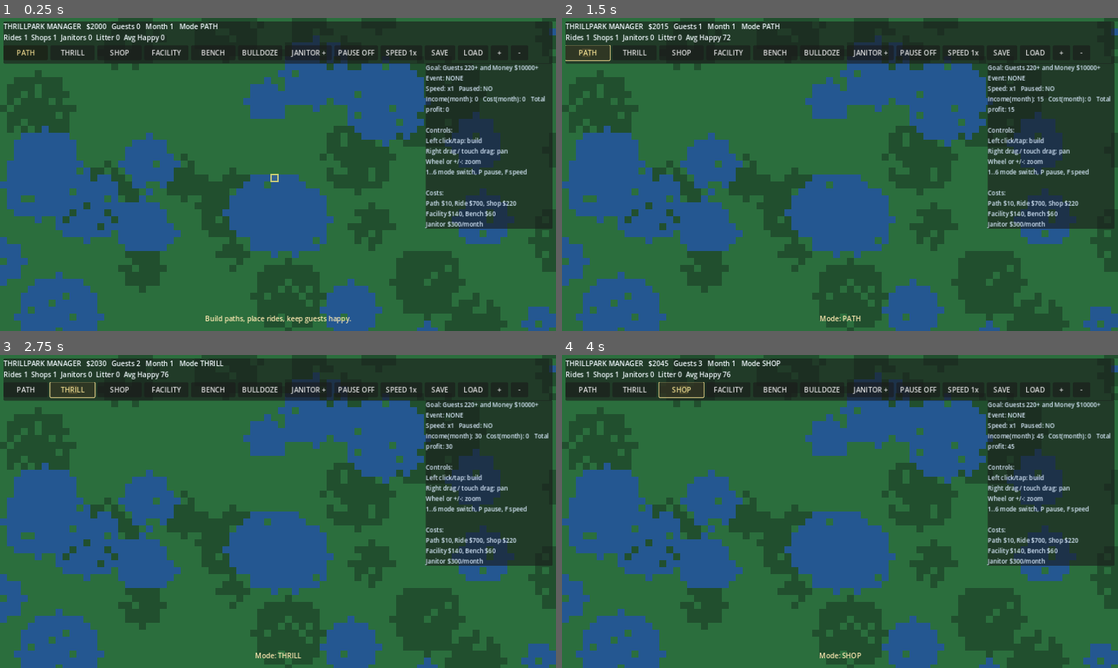
Above: before the commit, frames 1-4 (two rows, left to right).
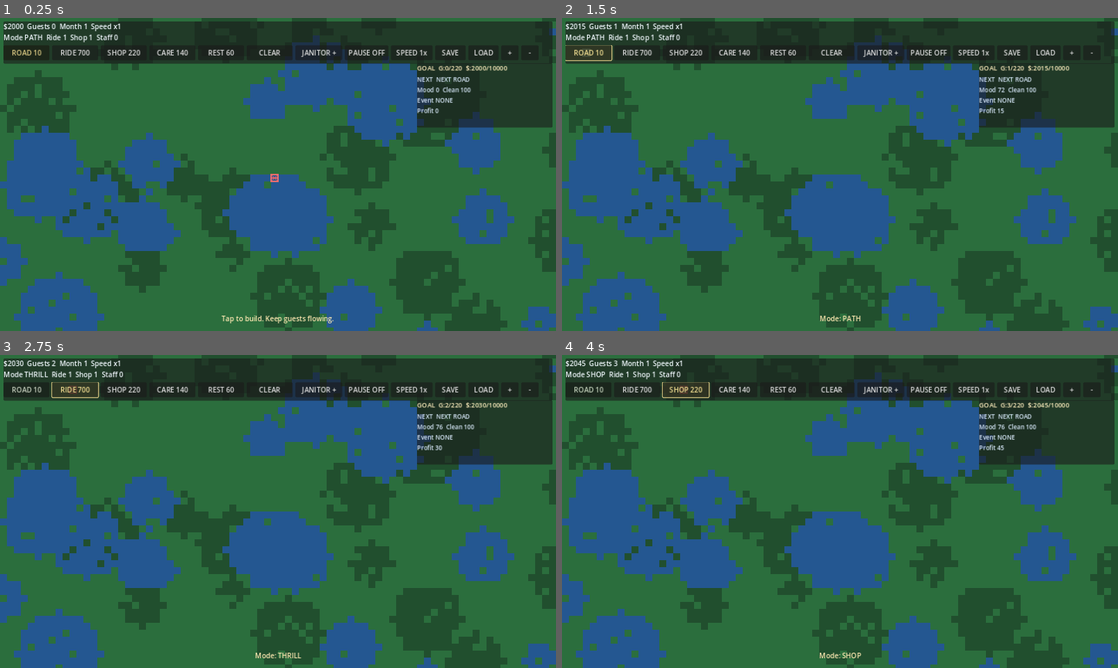
Above: after the commit, the same moments.

Repository: wndzlf/TapTapCho
Game: Godot game, scene res://scenes/main/Main.tscn
Two runs of this game, one before a commit and one after it. Both use one fixed random seed, a clock stepped at 60 frames per second and the inputs below.
Inputs (mouse positions are in pixels of both pictures, inside the frame that each line leads up to):
- Up to frame 1 (0.25 s): no input
- Up to frame 2 (1.5 s): click (589, 52) at 0.5 s, where only the run before the commit has a clickable "PATH"; click (589, 52) at 1.25 s, where only the run after the commit has a clickable "ROAD 10"
- Up to frame 3 (2.75 s): click (72, 389) at 2 s, where only the run before the commit has a clickable "THRILL"
- Up to frame 4 (4 s): click (639, 389) at 2.75 s, where only the run after the commit has a clickable "RIDE 700"; click (678, 389) at 3.5 s, where only the run before the commit has a clickable "SHOP"

The runs differ from the first frame. In frame 1, 11% of the frame differs, in the area x 0-100%, y 1-98%; in frame 2, 10%; in frame 3, 10%; in frame 4, 10%.

Commit message:
Make ThrillPark UI action-first with minimal text guidance

Diff:
--- a/godot-thrillpark-manager/scenes/main/Main.gd
+++ b/godot-thrillpark-manager/scenes/main/Main.gd
@@ -106,8 +106,10 @@
 var status_label: Label
 var speed_button: Button
 var pause_button: Button
+var objective_label: Label
 
 var mode_buttons := {}
+var ui_pulse := 0.0
 
 var mouse_pan := false
 var touch_pan_id := -1
@@ -123,7 +125,7 @@
 	_load_game()
 	_rebuild_feature_lists()
 	_set_mode(BuildMode.PATH)
-	_set_status("Build paths, place rides, keep guests happy.", 2.5)
+	_set_status("Tap to build. Keep guests flowing.", 2.0)
 	set_process(true)
 	queue_redraw()
 
@@ -237,12 +239,12 @@
 	toolbar.size_flags_horizontal = Control.SIZE_EXPAND_FILL
 	toolbar_scroll.add_child(toolbar)
 
-	_create_mode_button(toolbar, "PATH", BuildMode.PATH)
-	_create_mode_button(toolbar, "THRILL", BuildMode.RIDE)
-	_create_mode_button(toolbar, "SHOP", BuildMode.SHOP)
-	_create_mode_button(toolbar, "FACILITY", BuildMode.FACILITY)
-	_create_mode_button(toolbar, "BENCH", BuildMode.BENCH)
-	_create_mode_button(toolbar, "BULLDOZE", BuildMode.BULLDOZE)
+	_create_mode_button(toolbar, "ROAD 10", BuildMode.PATH)
+	_create_mode_button(toolbar, "RIDE 700", BuildMode.RIDE)
+	_create_mode_button(toolbar, "SHOP 220", BuildMode.SHOP)
+	_create_mode_button(toolbar, "CARE 140", BuildMode.FACILITY)
+	_create_mode_button(toolbar, "REST 60", BuildMode.BENCH)
+	_create_mode_button(toolbar, "CLEAR", BuildMode.BULLDOZE)
 
 	var janitor_button := Button.new()
 	janitor_button.text = "JANITOR +"
@@ -291,12 +293,21 @@
 	side_panel.anchor_right = 1.0
 	side_panel.anchor_top = 0.0
 	side_panel.anchor_bottom = 0.0
-	side_panel.offset_left = -300
+	side_panel.offset_left = -320
 	side_panel.offset_right = -8
 	side_panel.offset_top = 104
-	side_panel.offset_bottom = 280
+	side_panel.offset_bottom = 252
 	side_panel.mouse_filter = Control.MOUSE_FILTER_IGNORE
 	root.add_child(side_panel)
+
+	var side_box := VBoxContainer.new()
+	side_box.add_theme_constant_override("separation", 5)
+	side_panel.add_child(side_box)
+
+	objective_label = Label.new()
+	objective_label.add_theme_font_size_override("font_size", 15)
+	objective_label.add_theme_color_override("font_color", Color(1.0, 0.94, 0.75))
+	side_box.add_child(objective_label)
 
 	side_label = Label.new()
 	side_label.add_theme_font_size_override("font_size", 14)
@@ -304,7 +315,7 @@
 	side_label.autowrap_mode = TextServer.AUTOWRAP_WORD_SMART
 	side_label.size_flags_horizontal = Control.SIZE_EXPAND_FILL
 	side_label.size_flags_vertical = Control.SIZE_EXPAND_FILL
-	side_panel.add_child(side_label)
+	side_box.add_child(side_label)
 
 	status_label = Label.new()
 	status_label.anchor_left = 0.5
@@ -326,7 +337,7 @@
 func _create_mode_button(parent: HBoxContainer, label: String, mode: int) -> void:
 	var b := Button.new()
 	b.text = label
-	b.custom_minimum_size = Vector2(102, 34)
+	b.custom_minimum_size = Vector2(106, 34)
 	b.pressed.connect(_on_mode_button_pressed.bind(mode))
 	parent.add_child(b)
 	mode_buttons[mode] = b
@@ -338,14 +349,23 @@
 
 func _set_mode(mode: int) -> void:
 	build_mode = mode
+	_set_status("Mode: %s" % MODE_LABELS.get(mode, "UNKNOWN"), 1.1)
+	_refresh_mode_button_visuals(-1)
+
+
+func _refresh_mode_button_visuals(recommended_mode: int) -> void:
 	for key in mode_buttons.keys():
 		var button := mode_buttons[key] as Button
 		if button == null:
 			continue
-		button.modulate = Color(1, 1, 1, 1)
-		if int(key) == mode:
+		var mode := int(key)
+		if mode == build_mode:
 			button.modulate = Color(1.0, 0.92, 0.6, 1.0)
-	_set_status("Mode: %s" % MODE_LABELS.get(mode, "UNKNOWN"), 1.1)
+		elif mode == recommended_mode:
+			var pulse := 0.72 + 0.28 * sin(ui_pulse * 5.4)
+			button.modulate = Color(0.68 + 0.22 * pulse, 0.93, 0.62 + 0.25 * pulse, 1.0)
+		else:
+			button.modulate = Color(1, 1, 1, 1)
 
 
 func _toggle_pause() -> void:
@@ -371,6 +391,8 @@
 
 
 func _process(delta: float) -> void:
+	ui_pulse += delta
+
 	if status_timer > 0.0:
 		status_timer = maxf(0.0, status_timer - delta)
 		if status_timer == 0.0:
@@ -890,6 +912,80 @@
 				path_cells.append(cell)
 
 
+func _suggested_mode(avg_happiness: float) -> int:
+	if path_cells.size() < 34 and money >= COST_PATH:
+		return BuildMode.PATH
+	if ride_cells.size() < 3 and money >= COST_RIDE:
+		return BuildMode.RIDE
+	if shop_cells.size() < 2 and money >= COST_SHOP:
+		return BuildMode.SHOP
+	if janitors == 0 and litter >= 25.0 and money >= JANITOR_MONTHLY_COST:
+		return -2
+	if (avg_happiness < 58.0 or complaints > 8) and money >= COST_BENCH:
+		return BuildMode.BENCH
+	if money >= COST_RIDE:
+		return BuildMode.RIDE
+	if money >= COST_PATH:
+		return BuildMode.PATH
+	return -1
+
+
+func _suggested_action_text(suggested_mode: int) -> String:
+	match suggested_mode:
+		BuildMode.PATH:
+			return "NEXT ROAD"
+		BuildMode.RIDE:
+			return "NEXT RIDE"
+		BuildMode.SHOP:
+			return "NEXT SHOP"
+		BuildMode.FACILITY:
+			return "NEXT CARE"
+		BuildMode.BENCH:
+			return "NEXT REST"
+		-2:
+			return "NEXT JANITOR"
+		_:
+			return "NEXT WAIT"
+
+
+func _recommended_build_cell(mode: int) -> Vector2i:
+	if mode < 0:
+		return Vector2i(-1, -1)
+	for r in range(2, 22):
+		for dy in range(-r, r + 1):
+			for dx in range(-r, r + 1):
+				var cell := Vector2i(entrance_cell.x + dx, entrance_cell.y - 11 + dy)
+				if not _in_bounds(cell):
+					continue
+				if _can_build_on_cell(cell, mode):
+					return cell
+	return Vector2i(-1, -1)
+
+
+func _can_build_on_cell(cell: Vector2i, mode: int) -> bool:
+	if not _in_bounds(cell):
+		return false
+	if cell == entrance_cell:
+		return false
+
+	match mode:
+		BuildMode.PATH:
+			return _get_tile(cell) == Tile.GRASS and money >= COST_PATH
+		BuildMode.RIDE:
+			return _get_tile(cell) == Tile.GRASS and _has_adjacent_walkway(cell) and money >= COST_RIDE
+		BuildMode.SHOP:
+			return _get_tile(cell) == Tile.GRASS and _has_adjacent_walkway(cell) and money >= COST_SHOP
+		BuildMode.FACILITY:
+			return _get_tile(cell) == Tile.GRASS and _has_adjacent_walkway(cell) and money >= COST_FACILITY
+		BuildMode.BENCH:
+			return _get_tile(cell) == Tile.GRASS and _has_adjacent_walkway(cell) and money >= COST_BENCH
+		BuildMode.BULLDOZE:
+			var t := _get_tile(cell)
+			return t != Tile.GRASS and t != Tile.WATER and t != Tile.ENTRANCE
+		_:
+			return false
+
+
 func _update_ui() -> void:
 	if hud_label == null or side_label == null:
 		return
@@ -899,21 +995,22 @@
 		for g in guests:
 			avg_happiness += float(g["happiness"])
 		avg_happiness /= float(guests.size())
-
-	var top_line := "THRILLPARK MANAGER   $%d   Guests %d   Month %d   Mode %s" % [money, guests.size(), month, MODE_LABELS.get(build_mode, "-")]
-	var sub_line := "Rides %d  Shops %d  Janitors %d  Litter %d  Avg Happy %.0f" % [ride_cells.size(), shop_cells.size(), janitors, int(round(litter)), avg_happiness]
+	var clean_score := clampf(100.0 - litter * 1.6, 0.0, 100.0)
+	var goal_guest := 220
+	var goal_money := 10000
+	var suggested_mode := _suggested_mode(avg_happiness)
+	var action_text := _suggested_action_text(suggested_mode)
+	_refresh_mode_button_visuals(suggested_mode)
+
+	var top_line := "$%d  Guests %d  Month %d  Speed x%s" % [money, guests.size(), month, str(SPEED_VALUES[speed_index])]
+	var sub_line := "Mode %s  Ride %d  Shop %d  Staff %d" % [MODE_LABELS.get(build_mode, "-"), ride_cells.size(), shop_cells.size(), janitors]
 	hud_label.text = "%s\n%s" % [top_line, sub_line]
 
-	var target_text := "Goal: Guests 220+ and Money $10000+"
-	var goal_ok := guests.size() >= 220 and money >= 10000
-	if goal_ok:
-		target_text = "Goal reached. Expand or optimize for higher profit."
-
-	var event_text := "Event: %s (%.0fs)" % [active_event, active_event_timer] if active_event != "" else "Event: NONE"
-	var speed_text := "Speed: x%s   Paused: %s" % [str(SPEED_VALUES[speed_index]), "YES" if game_paused else "NO"]
-	var fin_text := "Income(month): %d   Cost(month): %d   Total profit: %d" % [monthly_income, monthly_cost, total_profit]
-
-	side_label.text = "%s\n%s\n%s\n%s\n\nControls:\nLeft click/tap: build\nRight drag / touch drag: pan\nWheel or +/-: zoom\n1..6 mode switch, P pause, F speed\n\nCosts:\nPath $10, Ride $700, Shop $220\nFacility $140, Bench $60\nJanitor $300/month" % [target_text, event_text, speed_text, fin_text]
+	var guest_progress := "%d/%d" % [mini(guests.size(), goal_guest), goal_guest]
+	var money_progress := "%d/%d" % [mini(money, goal_money), goal_money]
+	var event_text := "%s %.0fs" % [active_event, active_event_timer] if active_event != "" else "NONE"
+	objective_label.text = "GOAL  G:%s  $:%s" % [guest_progress, money_progress]
+	side_label.text = "NEXT  %s\nMood %.0f  Clean %.0f\nEvent %s\nProfit %d" % [action_text, avg_happiness, clean_score, event_text, total_profit]
 
 	status_label.text = status_text
 
@@ -1093,12 +1190,53 @@
 		if nausea > 70.0:
 			draw_circle(pos + Vector2(0.0, -5.0), 1.4, Color(0.74, 0.52, 1.0, 0.95))
 
+	var draw_avg_happiness := 72.0
+	if not guests.is_empty():
+		draw_avg_happiness = 0.0
+		for g in guests:
+			draw_avg_happiness += float(g["happiness"])
+		draw_avg_happiness /= float(guests.size())
+	var rec_mode := _suggested_mode(draw_avg_happiness)
+	var rec_cell := _recommended_build_cell(rec_mode)
+	if _in_bounds(rec_cell):
+		var rc := _cell_center(rec_cell)
+		var rr := TILE_SIZE * (0.34 + 0.09 * (0.5 + 0.5 * sin(ui_pulse * 6.0)))
+		draw_arc(rc, rr, 0.0, TAU, 32, Color(0.98, 0.95, 0.55, 0.92), 2.2)
+		draw_circle(rc, 1.8, Color(1.0, 0.96, 0.62, 0.9))
+
 	var mouse_world := _screen_to_world(get_viewport().get_mouse_position())
 	var hover := _world_to_cell(mouse_world)
 	if _in_bounds(hover):
 		var hrect := Rect2(float(hover.x) * TILE_SIZE, float(hover.y) * TILE_SIZE, TILE_SIZE, TILE_SIZE)
-		draw_rect(hrect, Color(1.0, 0.95, 0.45, 0.08), true)
-		draw_rect(hrect, Color(1.0, 0.95, 0.45, 0.75), false, 1.8)
+		var can_build := _can_build_on_cell(hover, build_mode)
+		var frame_col := Color(0.66, 0.98, 0.74, 0.9) if can_build else Color(1.0, 0.44, 0.42, 0.9)
+		draw_rect(hrect, frame_col * Color(1, 1, 1, 0.13), true)
+		draw_rect(hrect, frame_col, false, 1.8)
+		if build_mode != BuildMode.BULLDOZE:
+			_draw_mode_ghost(hrect, build_mode, frame_col)
+		elif can_build:
+			draw_line(hrect.position + Vector2(3, 3), hrect.position + Vector2(TILE_SIZE - 3, TILE_SIZE - 3), frame_col, 2.0)
+			draw_line(hrect.position + Vector2(TILE_SIZE - 3, 3), hrect.position + Vector2(3, TILE_SIZE - 3), frame_col, 2.0)
+		if not can_build:
+			draw_line(hrect.position + Vector2(2, 2), hrect.position + Vector2(TILE_SIZE - 2, TILE_SIZE - 2), Color(1.0, 0.35, 0.35, 0.86), 1.8)
+			draw_line(hrect.position + Vector2(TILE_SIZE - 2, 2), hrect.position + Vector2(2, TILE_SIZE - 2), Color(1.0, 0.35, 0.35, 0.86), 1.8)
+
+
+func _draw_mode_ghost(rect: Rect2, mode: int, col: Color) -> void:
+	var alpha_col := col * Color(1, 1, 1, 0.85)
+	match mode:
+		BuildMode.PATH:
+			draw_line(rect.position + Vector2(2, TILE_SIZE * 0.5), rect.position + Vector2(TILE_SIZE - 2, TILE_SIZE * 0.5), alpha_col, 2.3)
+		BuildMode.RIDE:
+			draw_circle(rect.position + rect.size * 0.5, TILE_SIZE * 0.28, alpha_col)
+		BuildMode.SHOP:
+			draw_rect(rect.grow(-4.0), alpha_col, true)
+		BuildMode.FACILITY:
+			draw_rect(rect.grow(-4.0), alpha_col, true)
+			draw_circle(rect.position + rect.size * 0.5, TILE_SIZE * 0.12, Color(0.08, 0.17, 0.24, 0.92))
+		BuildMode.BENCH:
+			draw_line(rect.position + Vector2(4.0, TILE_SIZE * 0.65), rect.position + Vector2(TILE_SIZE - 4.0, TILE_SIZE * 0.65), alpha_col, 2.1)
+			draw_line(rect.position + Vector2(4.0, TILE_SIZE * 0.72), rect.position + Vector2(TILE_SIZE - 4.0, TILE_SIZE * 0.72), alpha_col, 2.1)
 
 
 func _tile_color(tile: int) -> Color:
Not shown, changed: godot-thrillpark-manager-web/index.html
Not shown, changed: godot-thrillpark-manager-web/index.pck
